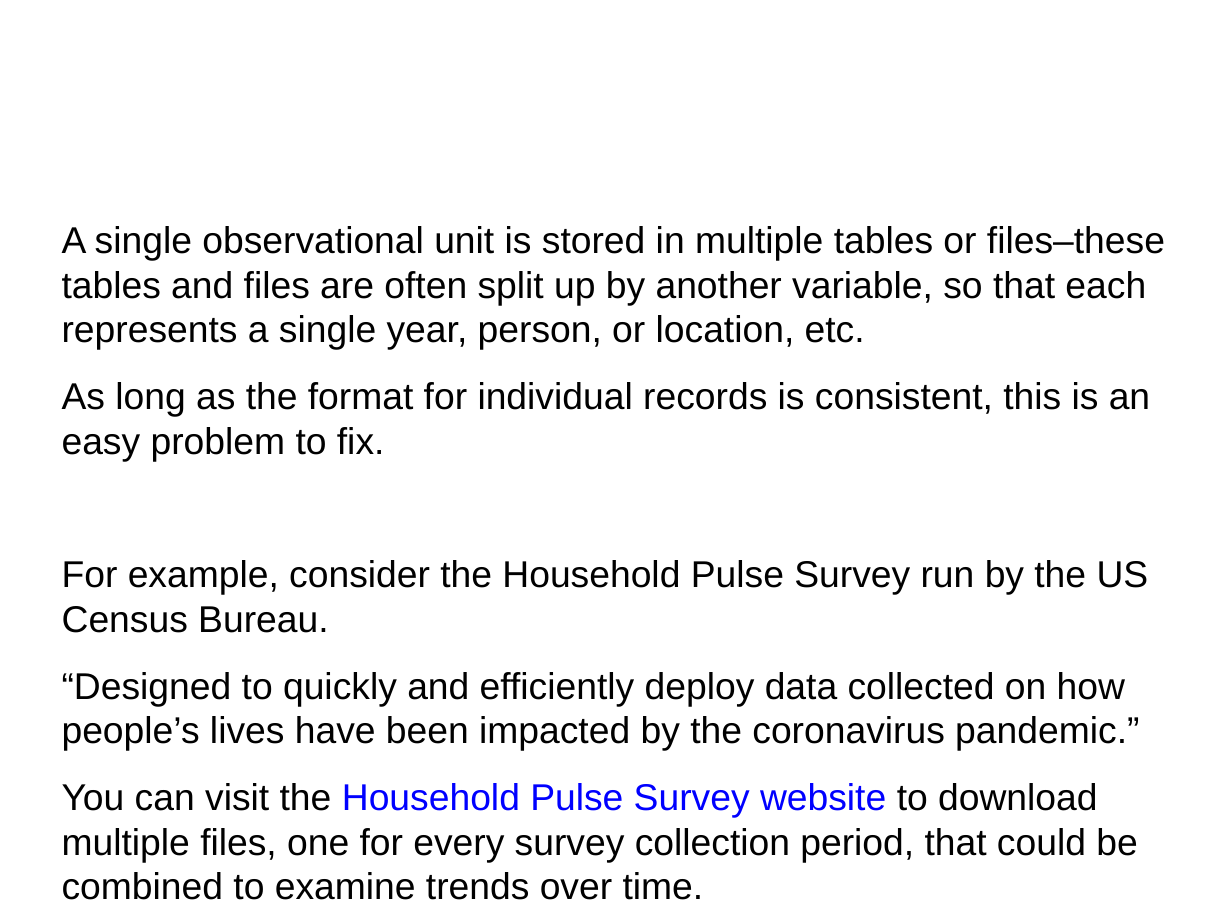
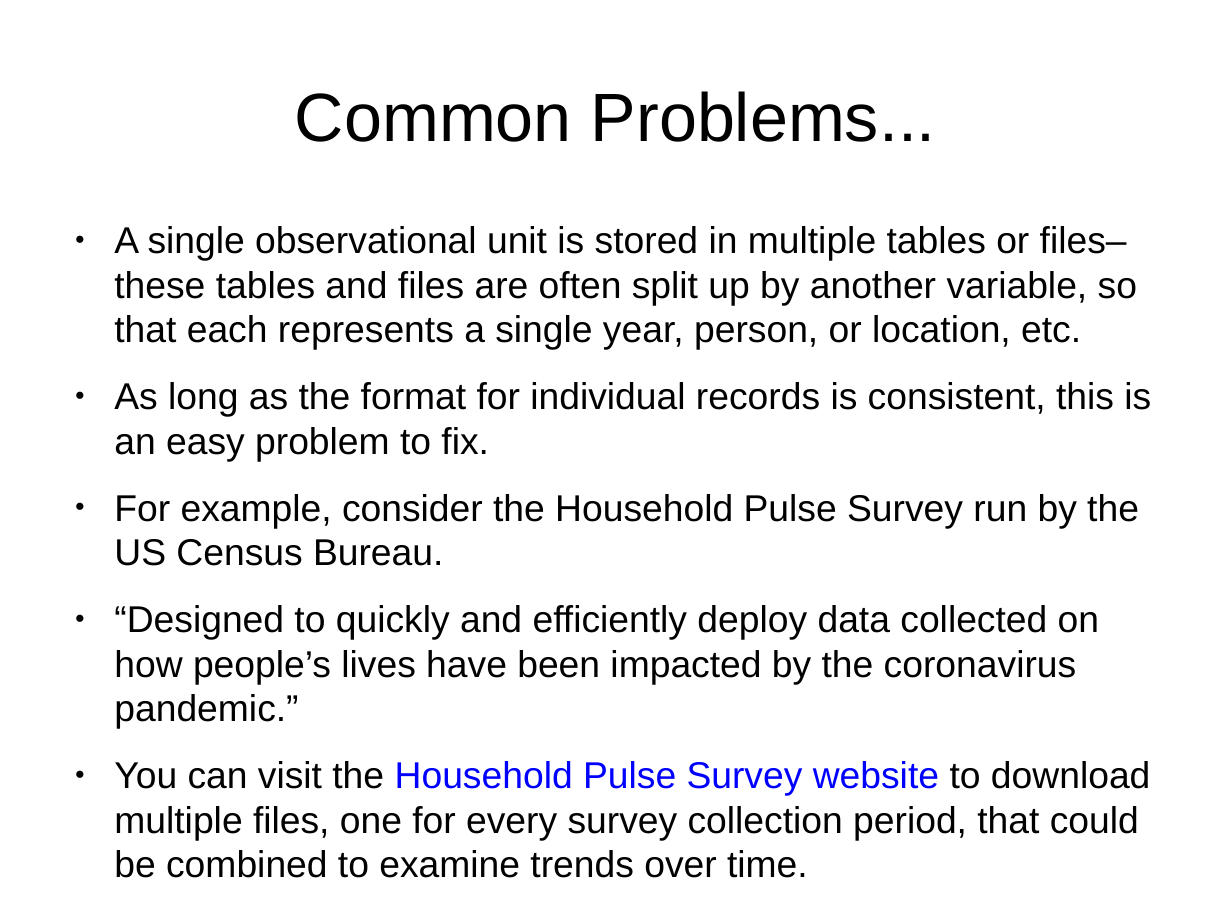
Before and after one commit to wltrimbl/uchicago-data227, a slide deck: slide 12 of slides/03-TIDY.odp (slide 9 before the commit). Drawn at 1232x924 pixels with LibreOffice and Linux fonts; fonts in the diff are those of the drawing. Boxes give left, top, right and bottom in pixels: in the first picture for what was removed or moved away, otherwise in the second. Text is boxed around its words. In the diff, an @@ line names an element or a change of style, - is before the commit and + after.

```diff
--- a/slides/03-TIDY.odp
+++ b/slides/03-TIDY.odp
@@ title added at <box>295,91,936,142</box>, 44 pt, text #000000 @@
+Common Problems...
@@ text "A single observational unit is ..." at <box>114,226,1151,841</box>: bullet none to ● @@
```
Also in this commit, not shown: 17 other slides changed, 6 slides added, 1 slide removed, 4 other files.
